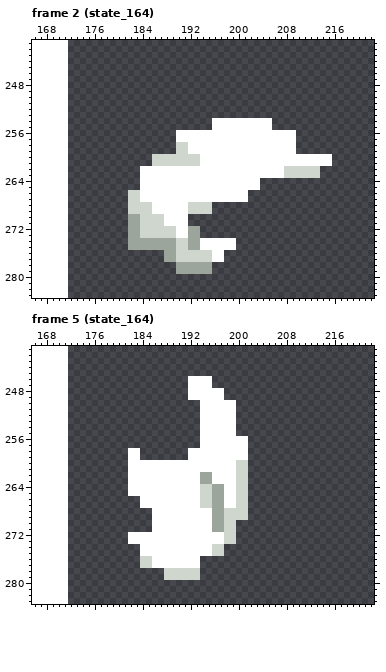
File history of a pixel-art file, output/kof95/sprites/23_king/state_164.aseprite. Above, as it was before the edit.
282x256 pixels, 8 frames. Shown: frame 2 (state_164): x 166..222, y 241..283; frame 5 (state_164): x 166..222, y 241..283. The old version is drawn lined up with the new one, on the new canvas. The commit also changed other frames, which this record leaves out.
And afterwards:
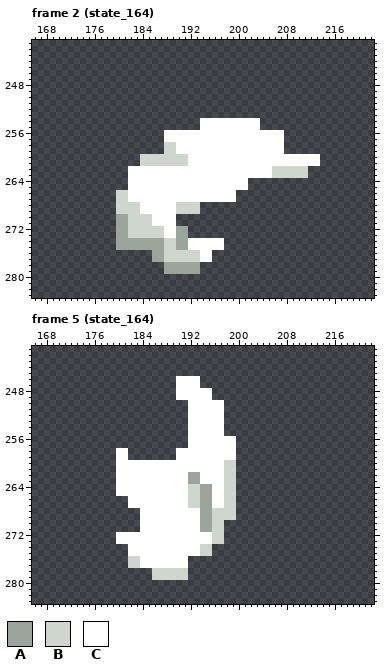
Palette (. is transparent): A #9ca59c  B #ced6ce  C #ffffff
What changed:
canvas 282x256 -> 354x494, the old top-left corner now at 172,30 (the part of the old canvas that was cut away was empty and is not shown)
Changed rows in their new state; - is an unchanged pixel.
Frame 2 (state_164):
first column x 180:
254 --------------CC--------..----------
255 --------------CC--------..----------
256 --------CC------------------..------
257 --------CC------------------..------
258 --------BBCC----------------..------
259 --------BBCC----------------..------
260 ----BB------CC--------------------..
261 ----BB------CC--------------------..
262 --CC----------------------BB----..--
263 --CC----------------------BB----..--
264 --CC------------------..------------
265 --CC------------------..------------
266 BBCC----------------..--------------
267 BBCC----------------..--------------
268 BB--CC----BB--..--------------------
269 BB--CC----BB--..--------------------
270 AABB--CC--..------------------------
271 AABB--CC--..------------------------
272 AABB----CCAA..----------------------
273 AABB----CCAA..----------------------
274 AA------BBAACC----..----------------
275 AA------BBAACC----..----------------
276 ------AABB----CC..------------------
277 ------AABB----CC..------------------
278 --------AA----..--------------------
279 --------AA----..--------------------
Frame 5 (state_164):
first column x 180:
246 ----------CC--..------
247 ----------CC--..------
248 ----------CC----..----
249 ----------CC----..----
250 ------------CC----..--
251 ------------CC----..--
252 ------------CC----..--
253 ------------CC----..--
254 ------------CC----..--
255 ------------CC----..--
256 ------------CC------..
257 ------------CC------..
258 CC..------CC--------..
259 CC..------CC--------..
260 CC----------------BB..
261 CC----------------BB..
262 CC----------AACC--BB..
263 CC----------AACC--BB..
264 CC----------BBAACCBB..
265 CC----------BBAACCBB..
266 --CC--------BBAACCBB..
267 --CC--------BBAACCBB..
268 ----CC--------AABB--..
269 ----CC--------AABB--..
270 ----CC--------AABB..--
271 ----CC--------AABB..--
272 CC--------------BB..--
273 CC--------------BB..--
274 --CC----------BB..----
275 --CC----------BB..----
276 --BBCC------..--------
277 --BBCC------..--------
278 ------BB----..--------
279 ------BB----..--------
Where, in picture pixels (left, top, right, bottom), the same in both pictures:
changed: (116, 118, 236, 274)
changed: (236, 118, 332, 202)
changed: (116, 376, 248, 580)
